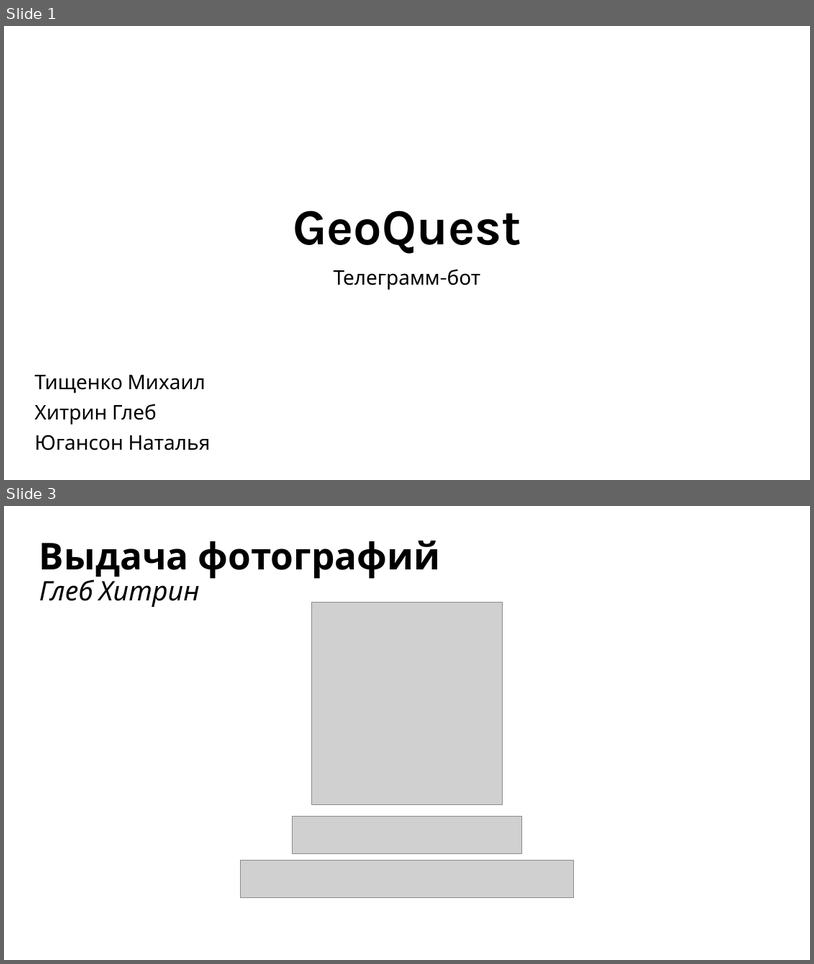
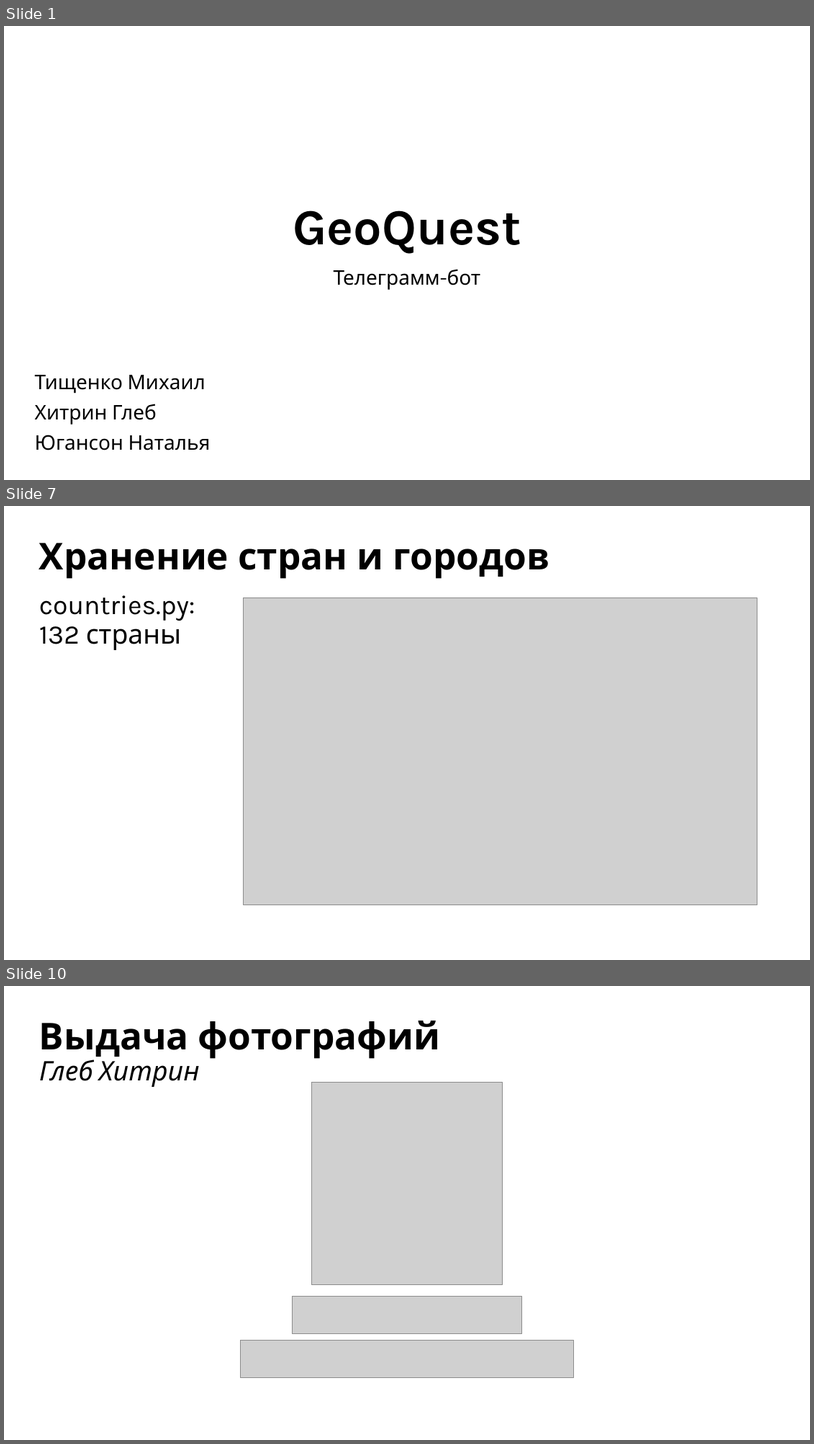
Before and after one commit to yugansonchik/GeoQuest, a slide deck: Презентация GeoQuest.pptx. Shown one above the other, each under a label of ours: slides 1 and 3 before the commit, slides 1, 7 and 10 after it; the slides between them are not shown. The pictures are 814x964 and 814x1444 pixels, drawn with LibreOffice and Linux fonts; fonts in the diff are those of the drawing; grey boxes stand for pictures. Boxes give left, top, right and bottom in pixels: in the first picture for what was removed or moved away, otherwise in the second. Text is boxed around its words. In the diff, an @@ line names an element or a change of style, - is before the commit and + after.

```diff
--- a/Презентация GeoQuest.pptx
+++ b/Презентация GeoQuest.pptx
@@ slide 7 added at (4, 506, 810, 960), background #FFFFFF @@
@@ title added at (39, 543, 550, 579), 44 pt, text #000000, bold @@
+Хранение стран и городов
@@ text added at (39, 595, 196, 650), 32 pt, text #000000 @@
+countries.py:
+132 страны
@@ picture added at (244, 597, 758, 905) @@
@@ what was slide 3 is now slide 10 @@
```
Also in this commit, not shown: 10 slides changed, 11 other slides added.
